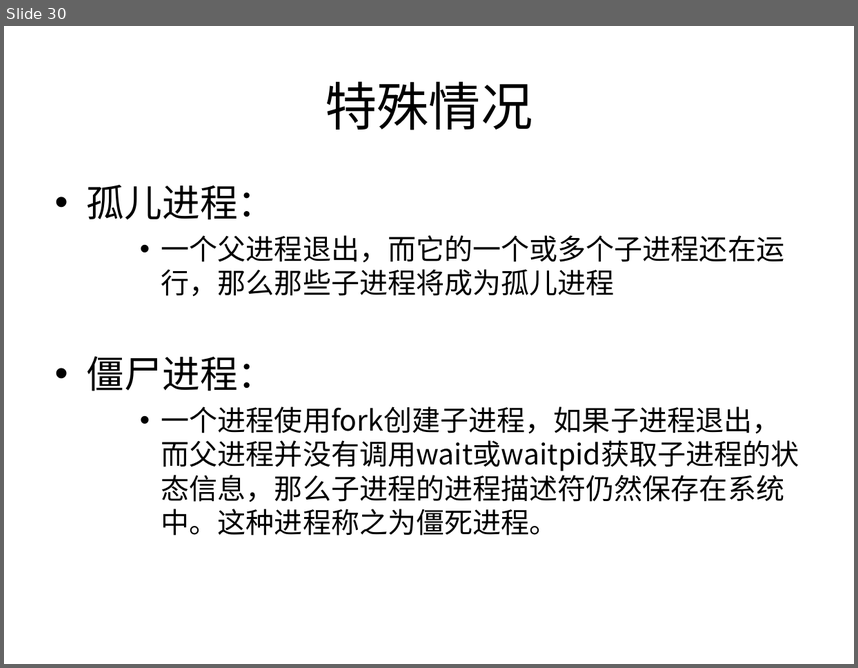
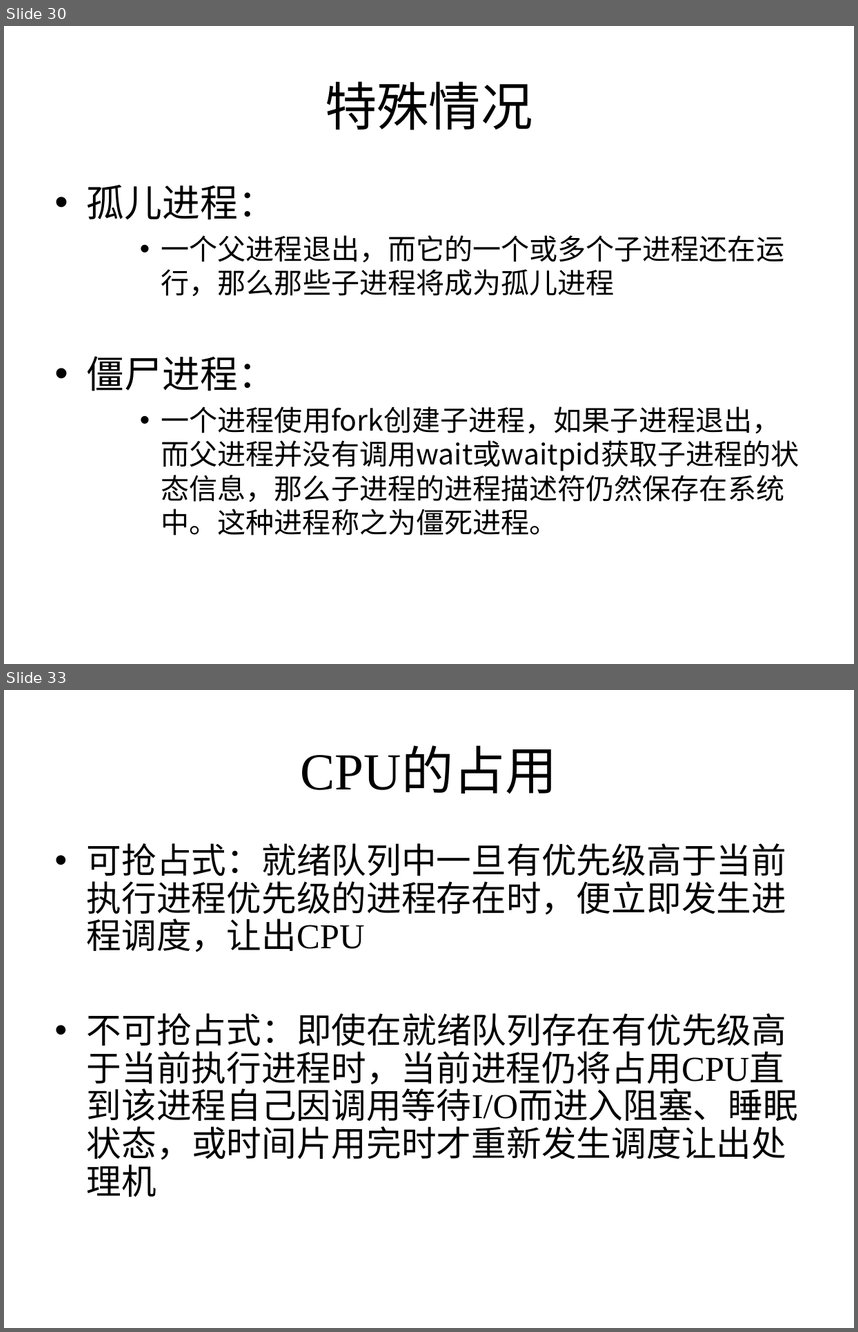
Before and after one commit to Winddoing/embedded_linux_notes, a slide deck: doc/进程调度/进程调度.ppt. Shown one above the other, each under a label of ours: slide 30 before the commit, slides 30 and 33 after it; the slides between them are not shown. The pictures are 858x668 and 858x1332 pixels, drawn with LibreOffice and Linux fonts; fonts in the diff are those of the drawing. Boxes give left, top, right and bottom in pixels: in the first picture for what was removed or moved away, otherwise in the second. Text is boxed around its words. In the diff, an @@ line names an element or a change of style, - is before the commit and + after.

```diff
--- a/doc/进程调度/进程调度.ppt
+++ b/doc/进程调度/进程调度.ppt
@@ slide 33 added at (x1=4, y1=690, x2=854, y2=1328), background #FFFFFF @@
@@ title added at (x1=301, y1=749, x2=558, y2=793), 44 pt, text #000000 @@
+CPU的占用
@@ text added at (x1=87, y1=843, x2=798, y2=1196), 29.6 pt, text #000000 @@
+• 可抢占式：就绪队列中一旦有优先级高于当前执行进程优先级的进程存在时，便立即发生进程调度，让出CPU
+• 不可抢占式：即使在就绪队列存在有优先级高于当前执行进程时，当前进程仍将占用CPU直到该进程自己因调用等待I/O而进入阻塞、睡眠状态，或时间片用完时才重新发生调度让出处理机
```
Also in this commit, not shown: 3 slides changed, 13 other slides added, 1 other file.
